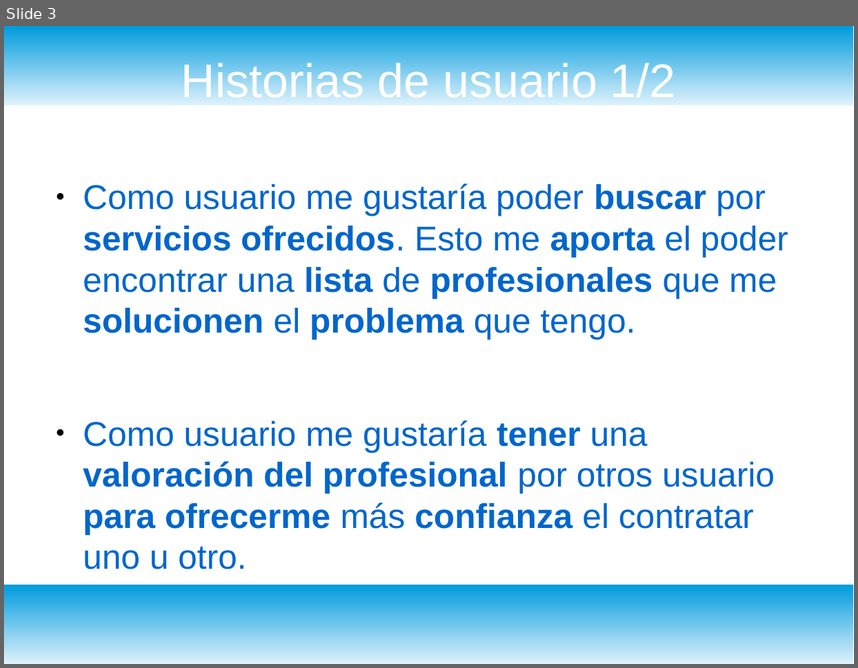
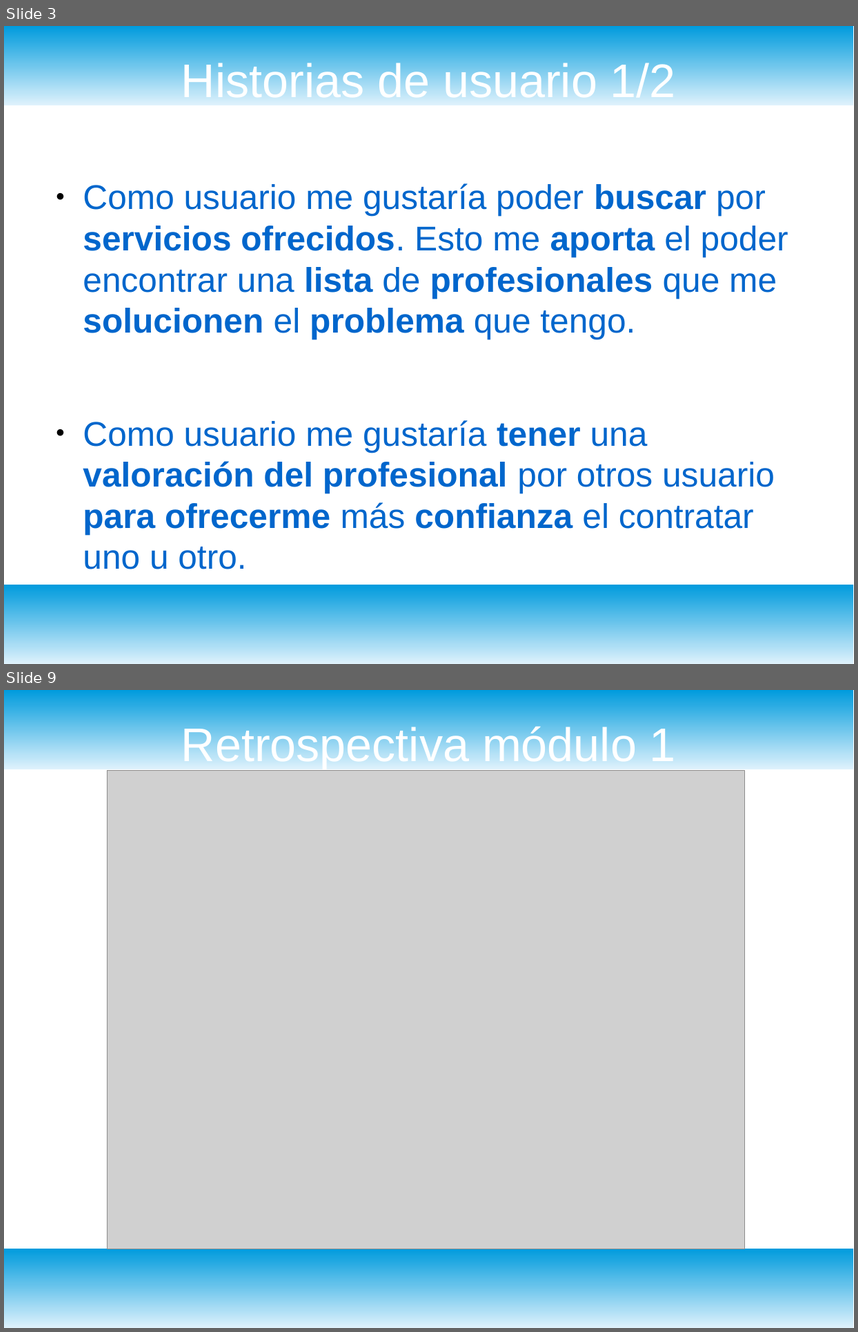
Before and after one commit to bugtamer/WorkerApp2, a slide deck: doc/presentación.odp. Shown one above the other, each under a label of ours: slide 3 before the commit, slides 3 and 9 after it; the slides between them are not shown. The pictures are 858x668 and 858x1332 pixels, drawn with LibreOffice and Linux fonts; fonts in the diff are those of the drawing; grey boxes stand for pictures. Boxes give left, top, right and bottom in pixels: in the first picture for what was removed or moved away, otherwise in the second. Text is boxed around its words. In the diff, an @@ line names an element or a change of style, - is before the commit and + after.

```diff
--- a/doc/presentación.odp
+++ b/doc/presentación.odp
@@ slide 9 added at (4,690,854,1328), background #FFFFFF; not listed: 2 template elements that a slide beside it also shows @@
@@ title added at (181,723,676,769), 44 pt, text #FFFFFF @@
+Retrospectiva módulo 1
@@ picture added at (107,771,745,1249) @@
```
Also in this commit, not shown: 2 slides changed, 6 other slides added, 18 other files.
